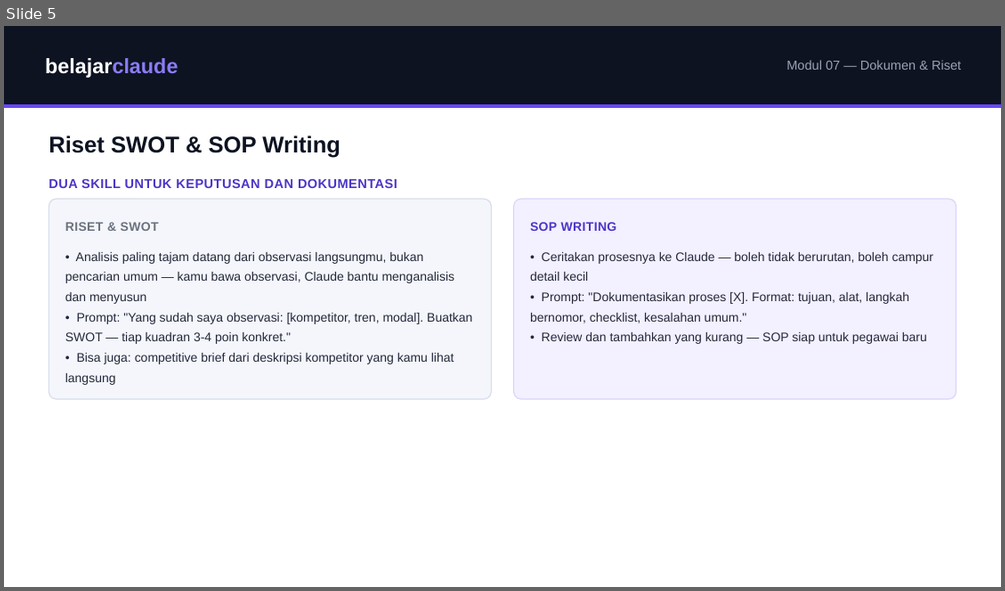
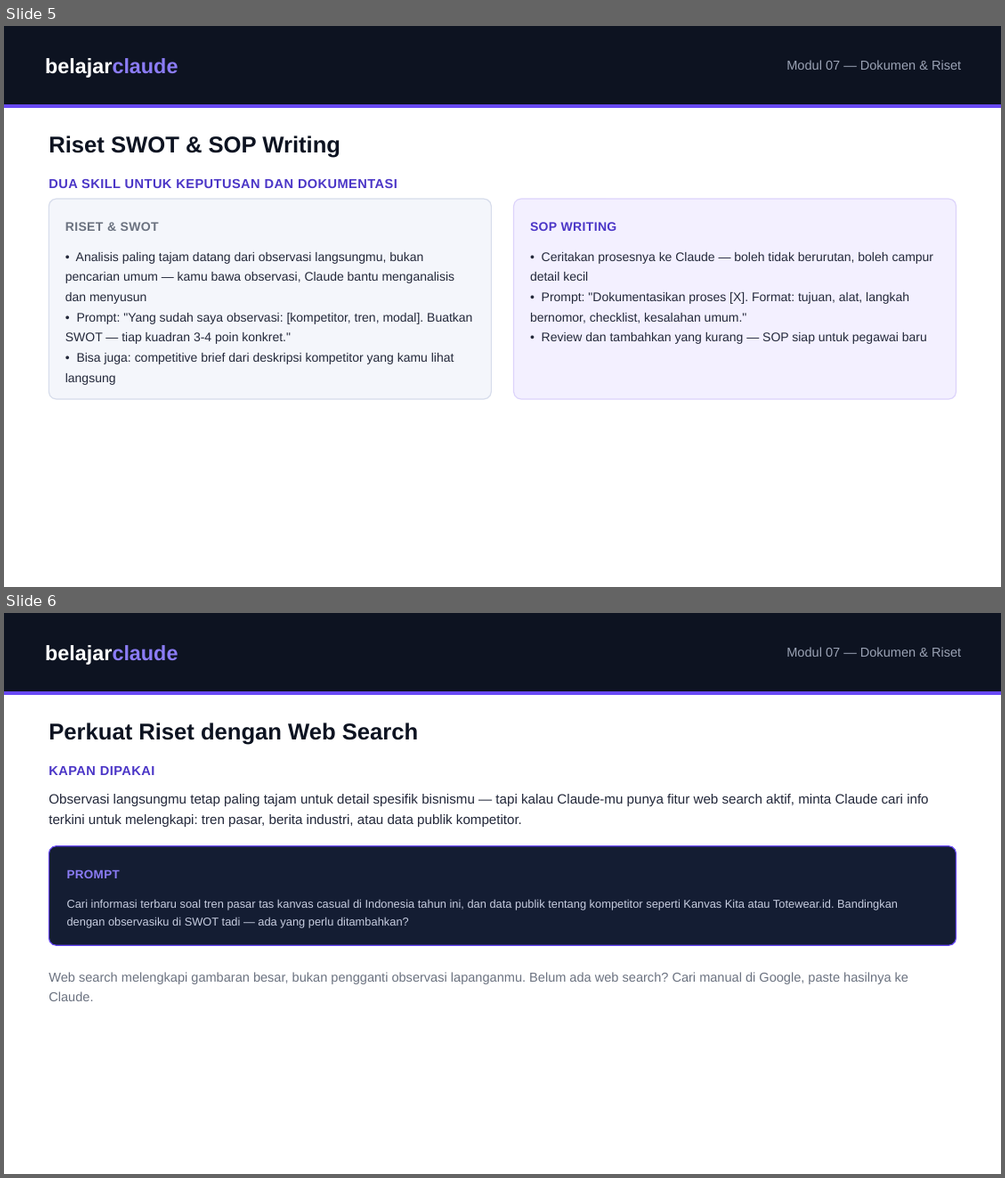
Before and after one commit to juliautomo/belajar-claude, a slide deck: K2-Produktivitas/M07-Dokumen-Riset/K2-M07-Dokumen-Riset.pptx. Shown one above the other, each under a label of ours: slide 5 before the commit, slides 5 and 6 after it. The pictures are 1005x591 and 1005x1178 pixels, drawn with LibreOffice and Linux fonts; fonts in the diff are those of the drawing. Boxes give left, top, right and bottom in pixels: in the first picture for what was removed or moved away, otherwise in the second. Text is boxed around its words. In the diff, an @@ line names an element or a change of style, - is before the commit and + after.

Commit message:
M7: add web-search research section (HTML+PDF+PPT); CONTEXT.md checkpoint 29

```diff
--- a/K2-Produktivitas/M07-Dokumen-Riset/K2-M07-Dokumen-Riset.pptx
+++ b/K2-Produktivitas/M07-Dokumen-Riset/K2-M07-Dokumen-Riset.pptx
@@ slide 6 added at (4, 613, 1001, 1174), background #FFFFFF @@
@@ rectangle added at (4, 613, 1001, 691), fill #0D1321 @@
@@ text added at (45, 645, 178, 665), 20 pt, text #FFFFFF, bold @@
+belajarclaude
@@ text added at (786, 647, 961, 657), 12.5 pt, text #9AA2B4 @@
+Modul 07 — Dokumen & Riset
@@ rectangle added at (4, 691, 1001, 695), fill #6849F6 @@
@@ text added at (48, 722, 418, 745), 22 pt, text #0D1321, bold @@
+Perkuat Riset dengan Web Search
@@ text added at (48, 766, 154, 775), 12.5 pt, text #4B36C7, bold @@
+KAPAN DIPAKAI
@@ text added at (48, 794, 928, 827), 13 pt, text #23283A @@
+Observasi langsungmu tetap paling tajam untuk detail spesifik bisnismu — tapi kalau Claude-mu punya fitur web search aktif, minta Claude cari info terkini untuk melengkapi: tren pasar, berita industri, atau data publik kompetitor.
@@ rounded rectangle added at (48, 846, 956, 946), fill #141D33, outline #6849F6 1 pt @@
@@ text added at (67, 869, 120, 878), 11.5 pt, text #8B7CF6, bold @@
+PROMPT
@@ text added at (67, 899, 898, 928), 11 pt, text #C7CDE0 @@
+Cari informasi terbaru soal tren pasar tas kanvas casual di Indonesia tahun ini, dan data publik tentang kompetitor seperti Kanvas Kita atau Totewear.id. Bandingkan dengan observasiku di SWOT tadi — ada yang perlu ditambahkan?
@@ text added at (48, 972, 908, 1001), 12.5 pt, text #6B7280 @@
+Web search melengkapi gambaran besar, bukan pengganti observasi lapanganmu. Belum ada web search? Cari manual di Google, paste hasilnya ke Claude.
```
Also in this commit, not shown: 2 other files.
